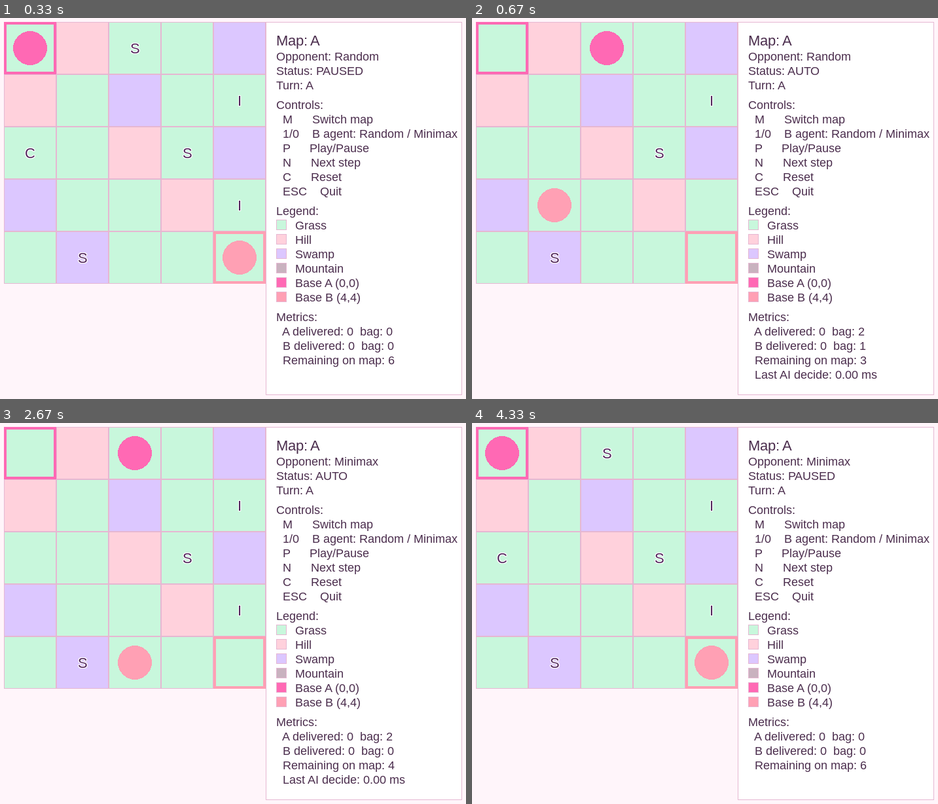
Above: before the commit, frames 1-4 (two rows, left to right).
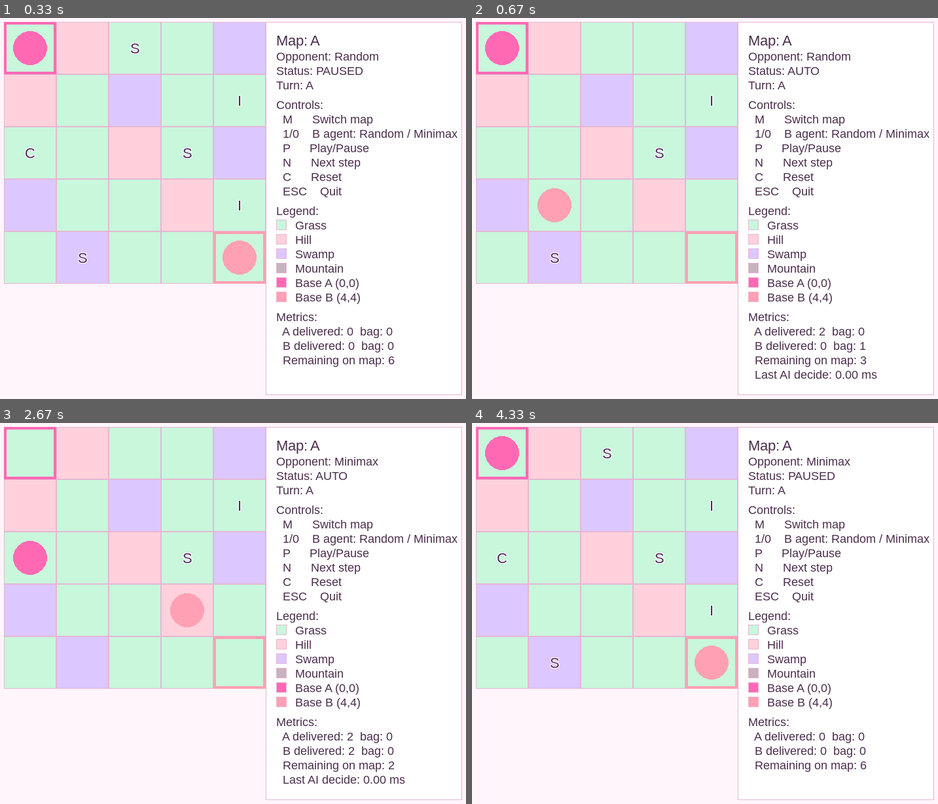
Above: after the commit, the same moments.

Repository: karou1182001/ProjectsIntroToAI
Game: pygame game, started from Project1Part3/src/game.py
The game is run twice, just before and just after one commit, with the same random seed, the same clock (stepped at 60 frames per second) and the same inputs.
Inputs:
- Up to frame 1 (0.33 s): no input
- Up to frame 2 (0.67 s): tap P at 0.33 s
- Up to frame 3 (2.67 s): tap C at 0.67 s; tap 0 at 1 s; tap P at 2.33 s
- Up to frame 4 (4.33 s): tap 1 at 2.67 s; tap 0 at 4 s

Frame 1 is identical in both runs. In frame 2, 1.0% of the frame differs, in the area x 2-85%, y 3-84%; in frame 3, 2.2%, in the area x 2-85%, y 3-91%; in frame 4, nothing differs.

Commit message:
It works

Diff:
--- a/Project1Part3/src/MinAgents/minimax_agent.py
+++ b/Project1Part3/src/MinAgents/minimax_agent.py
@@ -1,50 +1,127 @@
 # agents/minimax_agent.py
-from typing import Tuple, Optional
-from state import GameState
-from rules import legal_moves, apply_move
+from typing import Optional, Tuple
+from state import GameState, A_BASE, B_BASE
+from rules import legal_moves, apply_move, manhattan, moves_towards_base_if_full
 from heuristics import evaluate
+from grid import CAPACITY
+
+INF = 10**9
+TERM_MULT = 10**6
+REPEAT_PENALTY = 150
+
+def _nearest_remaining_resource_dist(state: GameState, pos):
+    dmin = None
+    for tile in state.grid.resources:
+        if tile.idx in state.collected_mask:
+            continue
+        d = manhattan(pos, tile.pos)
+        dmin = d if dmin is None else min(dmin, d)
+    return dmin
+
+def _move_order_key(state: GameState, mv: Tuple[int,int]):
+    """Orden: si llevo recursos → acercarme a base; si no → acercarme a recurso."""
+    who = state.turn
+    base = A_BASE if who == "A" else B_BASE
+    # distancia luego de mover
+    after = mv
+    # si mochila llena, prioriza base fuertemente
+    bag_count = (state.A.bag.count() if who == "A" else state.B.bag.count())
+    if bag_count >= CAPACITY:
+        return (0, manhattan(after, base))
+    # si lleva algo (no llena), también prioriza base pero con menos fuerza
+    if bag_count > 0:
+        return (1, manhattan(after, base))
+    # vacía: prioriza estar cerca de algún recurso
+    d = _nearest_remaining_resource_dist(state, after)
+    return (2, d if d is not None else 999)
+
+def _hashable(s: GameState):
+    return (s.A.pos, s.B.pos, s.A.bag.items, s.B.bag.items, s.collected_mask, s.turn)
 
 class MinimaxAgent:
-    def __init__(self, depth: int = 4):
+    def __init__(self, depth: int = 5):
         self.depth = depth
 
     def select_move(self, state: GameState) -> Optional[Tuple[int, int]]:
-        best_val = None
+        self._seen_counts = {}
+
+        root_is_max = (state.turn == "A")
+        best_val = -INF if root_is_max else INF
         best_mv = None
-        alpha = -10**9
-        beta  =  10**9
-        for mv in legal_moves(state):
+        alpha, beta = -INF, INF
+
+        # *** CLAVE: si la mochila del jugador en turno está llena, filtra movimientos hacia base
+        root_moves = moves_towards_base_if_full(state)
+        moves = sorted(root_moves, key=lambda mv: _move_order_key(state, mv))
+
+        # desempate anti-backtrack: si dos valores empatan, prefiere el que REDUCE distancia a base
+        base = A_BASE if state.turn == "A" else B_BASE
+        curd = manhattan((state.A.pos if state.turn=="A" else state.B.pos), base)
+
+        for mv in moves:
             child = apply_move(state, mv)
-            val = self._minimax(child, self.depth-1, alpha, beta)
-            # Si soy A (max) en este estado, el valor que vuelve es
-            # con respecto a utilidad A-B (convención de evaluate + utility)
-            if best_val is None or val > best_val:
-                best_val = val
-                best_mv = mv
-            alpha = max(alpha, val)
+            val = self._minimax(child, self.depth - 1, alpha, beta)
+
+            if best_mv is None:
+                best_val, best_mv = val, mv
+            else:
+                better = (val > best_val) if root_is_max else (val < best_val)
+                if better:
+                    best_val, best_mv = val, mv
+                elif val == best_val:
+                    # tie-breaker: preferir movimiento que acerque más a base si mochila llena
+                    nextd = manhattan(mv, base)
+                    bestd = manhattan(best_mv, base)
+                    if nextd < bestd:
+                        best_val, best_mv = val, mv
+
+            if root_is_max:
+                alpha = max(alpha, val)
+            else:
+                beta = min(beta, val)
+
             if beta <= alpha:
                 break
+
         return best_mv
 
+    def _bump_seen(self, s: GameState) -> int:
+        h = _hashable(s)
+        k = self._seen_counts.get(h, 0) + 1
+        self._seen_counts[h] = k
+        return k
+
+    def _score_leaf(self, s: GameState, repeated: int) -> int:
+        if s.is_terminal():
+            return s.utility() * TERM_MULT
+        val = evaluate(s)
+        if repeated > 1:
+            val -= REPEAT_PENALTY * (repeated - 1)
+        return val
+
+    def _children(self, s: GameState):
+        """En nodos internos, mantiene la política: si mochila llena, restringe a movimientos hacia base."""
+        ms = moves_towards_base_if_full(s)
+        return sorted(ms, key=lambda mv: _move_order_key(s, mv))
+
     def _minimax(self, state: GameState, depth: int, alpha: int, beta: int) -> int:
+        reps = self._bump_seen(state)
         if state.is_terminal() or depth == 0:
-            # usar utility si terminal; si no, heurística
-            return state.utility() * 1000 if state.is_terminal() else evaluate(state)
+            return self._score_leaf(state, reps)
 
-        # El “max” es el jugador A cuando es su turno; el “min” es B en su turno
         is_max = (state.turn == "A")
         if is_max:
-            value = -10**9
-            for mv in legal_moves(state):
-                value = max(value, self._minimax(apply_move(state, mv), depth-1, alpha, beta))
+            value = -INF
+            for mv in self._children(state):
+                value = max(value, self._minimax(apply_move(state, mv), depth - 1, alpha, beta))
                 alpha = max(alpha, value)
                 if beta <= alpha:
                     break
             return value
         else:
-            value = 10**9
-            for mv in legal_moves(state):
-                value = min(value, self._minimax(apply_move(state, mv), depth-1, alpha, beta))
+            value = INF
+            for mv in self._children(state):
+                value = min(value, self._minimax(apply_move(state, mv), depth - 1, alpha, beta))
                 beta = min(beta, value)
                 if beta <= alpha:
                     break
--- a/Project1Part3/src/MinAgents/random_agent.py
+++ b/Project1Part3/src/MinAgents/random_agent.py
@@ -1,10 +1,10 @@
 # agents/random_agent.py
 import random
-from typing import Tuple
+from typing import Optional, Tuple
 from state import GameState
 from rules import legal_moves
 
 class RandomAgent:
-    def select_move(self, state: GameState) -> Tuple[int, int]:
+    def select_move(self, state: GameState) -> Optional[Tuple[int, int]]:
         moves = legal_moves(state)
         return random.choice(moves) if moves else None
--- a/Project1Part3/src/heuristics.py
+++ b/Project1Part3/src/heuristics.py
@@ -2,10 +2,13 @@
 from typing import Optional
 from state import GameState, A_BASE, B_BASE
 from rules import manhattan
-from grid import LootTile
+
+STEP_TAX = 3            # “impuesto por paso”: rompe empates y castiga paseos
+NEAR_RES_BONUS = 60     # cuánta recompensa por estar cerca de recurso
+RETURN_BASE_BONUS = 260 # fuerza a volver a base si lleva ítems
+POSSESSION_W = 220      # peso de (entregas + mochila)
 
 def _nearest_remaining_resource_dist(state: GameState, pos) -> Optional[int]:
-    """Distancia Manhattan al recurso restante más cercano (si no hay, None)."""
     dmin = None
     for tile in state.grid.resources:
         if tile.idx in state.collected_mask:
@@ -15,29 +18,26 @@
     return dmin
 
 def evaluate(state: GameState) -> int:
-    """
-    Heurística sencilla pero efectiva:
-    (entregados + mochila)A - (entregados + mochila)B
-    - distancia al recurso más cercano (premiamos estar cerca)
-    - si lleva recursos: premiamos estar cerca de base
-    """
-    A = state.A; B = state.B
-    baseA = A_BASE; baseB = B_BASE
+    A, B = state.A, state.B
+    baseA, baseB = A_BASE, B_BASE
 
-    scoreA = A.delivered_total + A.bag.count()
-    scoreB = B.delivered_total + B.bag.count()
-    val = (scoreA - scoreB) * 100  # peso principal
+    # 1) Posesión fuerte: entregado + mochila (A menos B)
+    val = (A.delivered_total + A.bag.count()
+           - (B.delivered_total + B.bag.count())) * POSSESSION_W
 
-    # Cercanía a recursos
+    # 2) Proximidad a recursos si aún quedan
     dA = _nearest_remaining_resource_dist(state, A.pos)
     dB = _nearest_remaining_resource_dist(state, B.pos)
-    if dA is not None: val += max(0, 30 - dA)  # acercarse suma
-    if dB is not None: val -= max(0, 30 - dB)  # rival cerca resta
+    if dA is not None: val += max(0, NEAR_RES_BONUS - dA)
+    if dB is not None: val -= max(0, NEAR_RES_BONUS - dB)
 
-    # Si llevan recursos, acercarse a la base es bueno
+    # 3) Si llevan recursos, empujar fuerte hacia su base
     if A.bag.count() > 0:
-        val += max(0, 30 - manhattan(A.pos, baseA)*state.grid.cheapest_step())
+        val += max(0, RETURN_BASE_BONUS - manhattan(A.pos, baseA) * state.grid.cheapest_step() * 10)
     if B.bag.count() > 0:
-        val -= max(0, 30 - manhattan(B.pos, baseB)*state.grid.cheapest_step())
+        val -= max(0, RETURN_BASE_BONUS - manhattan(B.pos, baseB) * state.grid.cheapest_step() * 10)
+
+    # 4) Impuesto por paso: favorece terminar y evita ping-pong
+    val -= STEP_TAX
 
     return val
--- a/Project1Part3/src/rules.py
+++ b/Project1Part3/src/rules.py
@@ -3,6 +3,7 @@
 from dataclasses import replace
 from grid import Grid, LootTile
 from state import GameState, Player, A_BASE, B_BASE
+from grid import CAPACITY
 
 Coord = Tuple[int, int]
 
@@ -18,6 +19,33 @@
     who = state.turn
     me: Player = state.A if who == "A" else state.B
     return neighbors_in_bounds(state.grid, me.pos)
+
+
+
+def _base_of(who: str):
+    return A_BASE if who == "A" else B_BASE
+
+def moves_towards_base_if_full(state: GameState) -> List[Coord]:
+    """Si la mochila del jugador en turno está llena, devuelve solo movimientos que
+    ACERCAN a su base. Si no hay ninguno que acerque, devuelve los legales normales."""
+    who = state.turn
+    me  = state.A if who == "A" else state.B
+    base = _base_of(who)
+    all_moves = legal_moves(state)
+
+    if me.bag.count() < CAPACITY:
+        return all_moves
+
+    cur = manhattan(me.pos, base)
+    better = [m for m in all_moves if manhattan(m, base) < cur]
+
+    # Si hay una movida que entra directamente a base, priorízala (atajo determinista)
+    direct = [m for m in better if m == base]
+    if direct:
+        return direct
+
+    return better if better else all_moves
+
 
 def _resource_available(state: GameState, at: Coord) -> Optional[LootTile]:
     tile = state.grid.resource_on(at)
--- a/Project1Part3/src/state.py
+++ b/Project1Part3/src/state.py
@@ -1,16 +1,15 @@
 # state.py
 from dataclasses import dataclass, replace
-from typing import Tuple, List, Dict, FrozenSet, Optional
-from grid import Grid, CAPACITY, LootTile
+from typing import Tuple, FrozenSet
+from grid import Grid, CAPACITY
 
 Coord = Tuple[int, int]
-
 A_BASE: Coord = (0, 0)
 B_BASE: Coord = (4, 4)
 
 @dataclass(frozen=True)
 class PlayerBag:
-    items: Tuple[str, ...]  # tipos de recursos en mochila ("STONE", "IRON", "CRYSTAL")
+    items: Tuple[str, ...]  # p.ej. ("STONE","IRON")
 
     def is_full(self) -> bool:
         return len(self.items) >= CAPACITY
@@ -30,54 +29,32 @@
 class Player:
     pos: Coord
     bag: PlayerBag
-    delivered_total: int
-    delivered_by_kind: Tuple[int, int, int]  # (stone, iron, crystal) – opcional/para métricas
+    delivered_total: int  # cuántos items entregados en la base
 
     def at_base(self, who: str) -> bool:
         return self.pos == (A_BASE if who == "A" else B_BASE)
 
     def deliver(self) -> "Player":
-        # vacía mochila y suma al entregado_total
         if self.bag.count() == 0:
             return self
-        stone = self.delivered_by_kind[0]
-        iron = self.delivered_by_kind[1]
-        cryst = self.delivered_by_kind[2]
-        # Cuenta lo que trae
-        add_stone = sum(1 for k in self.bag.items if k == "STONE")
-        add_iron  = sum(1 for k in self.bag.items if k == "IRON")
-        add_cry   = sum(1 for k in self.bag.items if k == "CRYSTAL")
-        return Player(
-            pos=self.pos,
-            bag=self.bag.empty(),
-            delivered_total=self.delivered_total + self.bag.count(),
-            delivered_by_kind=(stone + add_stone, iron + add_iron, cryst + add_cry),
-        )
+        return Player(pos=self.pos, bag=self.bag.empty(),
+                      delivered_total=self.delivered_total + self.bag.count())
 
 @dataclass(frozen=True)
 class GameState:
     grid: Grid
     A: Player
     B: Player
-    # índices de recursos que ya NO están en el mapa (porque alguien los recogió)
-    collected_mask: FrozenSet[int]
-    # cuántos recursos han sido entregados (A + B)
-    delivered_total_global: int
-    turn: str  # "A" o "B"
+    collected_mask: FrozenSet[int]  # índices de recursos ya recogidos del mapa
+    delivered_total_global: int     # entregados A+B (para detener el juego)
+    turn: str                       # "A" o "B"
 
     def is_terminal(self) -> bool:
-        # Terminal cuando TODOS los recursos fueron ENTREGADOS (no solo recogidos)
         return self.delivered_total_global >= len(self.grid.resources)
 
     def utility(self) -> int:
-        # Zero-sum: deliveredA - deliveredB
+        # Zero-sum: A - B
         return self.A.delivered_total - self.B.delivered_total
-
-    def whose(self):
-        return self.A if self.turn == "A" else self.B
-
-    def other(self):
-        return self.B if self.turn == "A" else self.A
 
     def switch_turn(self) -> "GameState":
         return replace(self, turn=("B" if self.turn == "A" else "A"))
@@ -85,8 +62,8 @@
 def initial_state(grid: Grid) -> GameState:
     return GameState(
         grid=grid,
-        A=Player(pos=(0, 0), bag=PlayerBag(tuple()), delivered_total=0, delivered_by_kind=(0,0,0)),
-        B=Player(pos=(4, 4), bag=PlayerBag(tuple()), delivered_total=0, delivered_by_kind=(0,0,0)),
+        A=Player(pos=A_BASE, bag=PlayerBag(tuple()), delivered_total=0),
+        B=Player(pos=B_BASE, bag=PlayerBag(tuple()), delivered_total=0),
         collected_mask=frozenset(),
         delivered_total_global=0,
         turn="A",
